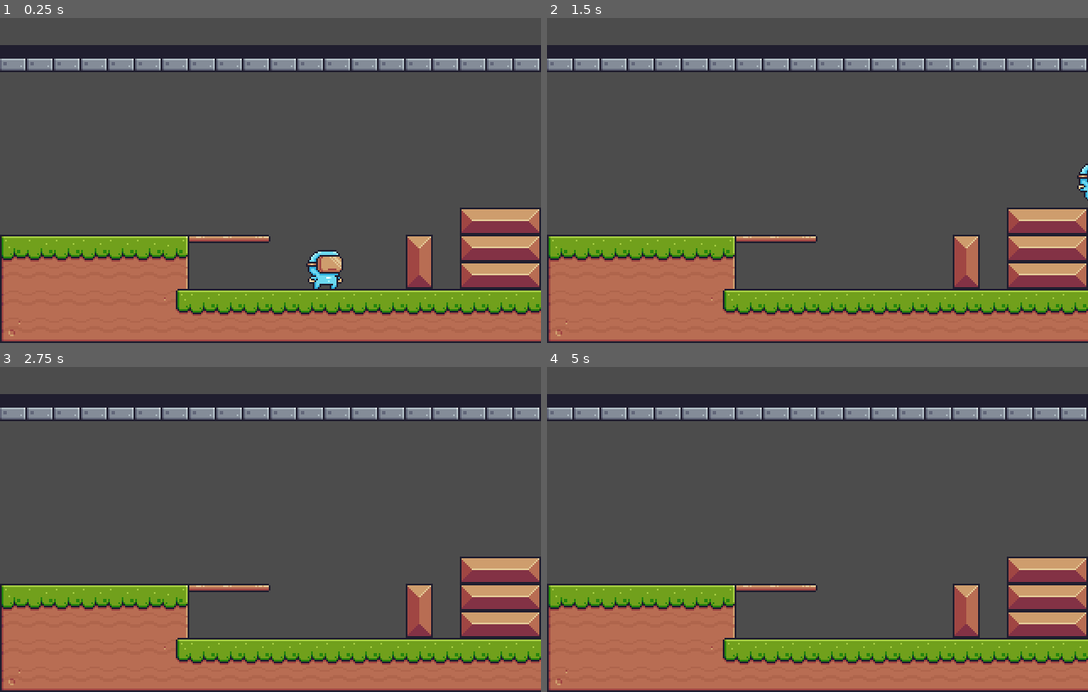
Above: before the commit, frames 1-4 (two rows, left to right).
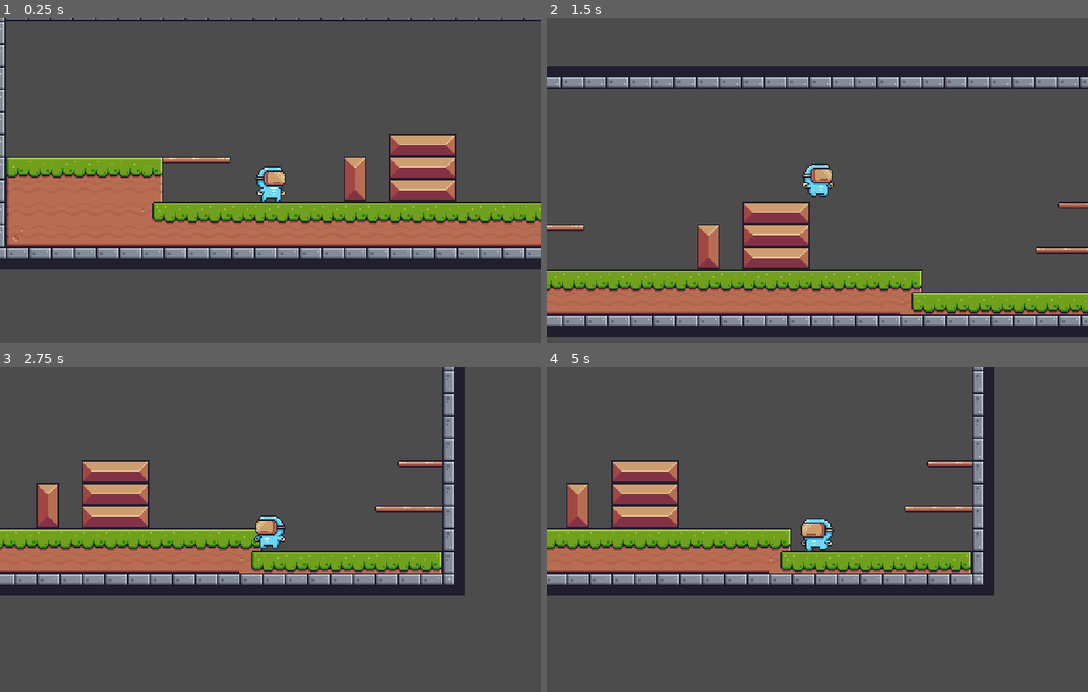
Above: after the commit, the same moments.

Repository: v1tooR/Throw-ground
Game: Godot game, scene res://Levels/Level_1.tscn
Two runs of this game, one before a commit and one after it. Both use one fixed random seed, a clock stepped at 60 frames per second and the inputs below.
Inputs:
- Up to frame 1 (0.25 s): no input
- Up to frame 2 (1.5 s): hold D (move_right) from 0.53 s (still down); tap W (jump) at 0.77 s
- Up to frame 3 (2.75 s): tap W (jump) at 1.52 s; release D (move_right) at 2.03 s; hold A (move_left) from 2.03 s (still down)
- Up to frame 4 (5 s): release A (move_left) at 2.78 s; hold D (move_right) 2.78-4.28 s; tap W (jump) at 3.02, 3.77, 4.52 s; hold A (move_left) from 4.28 s (still down)

The runs differ from the first frame. In frame 1, 58% of the frame differs, in the area x 0-100%, y 0-100%; in frame 2, 42%; in frame 3, 55%; in frame 4, 54%.

Commit message:
add cam

Diff:
--- a/Levels/Level_1.tscn
+++ b/Levels/Level_1.tscn
@@ -1176,4 +1176,4 @@
 tile_data = PoolIntArray( 131071, 35, 0, 65536, 32, 0, 65537, 32, 0, 65538, 32, 0, 65539, 32, 0, 65540, 32, 0, 65541, 3 …(2518 unchanged characters)…
 
 [node name="Player" parent="." instance=ExtResource( 1 )]
-position = Vector2( 192, 112 )
+position = Vector2( 188, 145 )
--- a/Scenes/Player.tscn
+++ b/Scenes/Player.tscn
@@ -130,7 +130,7 @@
 } ]
 
 [sub_resource type="RectangleShape2D" id=13]
-extents = Vector2( 8, 12 )
+extents = Vector2( 6.5, 12 )
 
 [node name="Player" type="KinematicBody2D"]
 position = Vector2( 0, -16 )
@@ -139,9 +139,13 @@
 
 [node name="Sprite_texture" type="AnimatedSprite" parent="."]
 frames = SubResource( 12 )
-animation = "Cair"
+frame = 4
 playing = true
 
 [node name="CollisionShape2D" type="CollisionShape2D" parent="."]
-position = Vector2( 0, 3 )
+position = Vector2( 0.5, 3 )
 shape = SubResource( 13 )
+
+[node name="Camera2D" type="Camera2D" parent="."]
+current = true
+zoom = Vector2( 1.2, 1.2 )
--- a/Scripts/Player.gd
+++ b/Scripts/Player.gd
@@ -16,15 +16,17 @@
 
 	if Input.is_action_pressed("move_right"):
 		movimento.x = max_vel
+		get_node("Sprite_texture").flip_h = false
 		if is_on_floor():
 			get_node("Sprite_texture").animation = "andar"
-			get_node("Sprite_texture").flip_h = false
+
 
 	elif Input.is_action_pressed("move_left"):
 		movimento.x = -max_vel
+		get_node("Sprite_texture").flip_h = true
 		if is_on_floor():
 			get_node("Sprite_texture").animation = "andar"
-			get_node("Sprite_texture").flip_h = true
+
 
 	else:
 		movimento.x = 0
